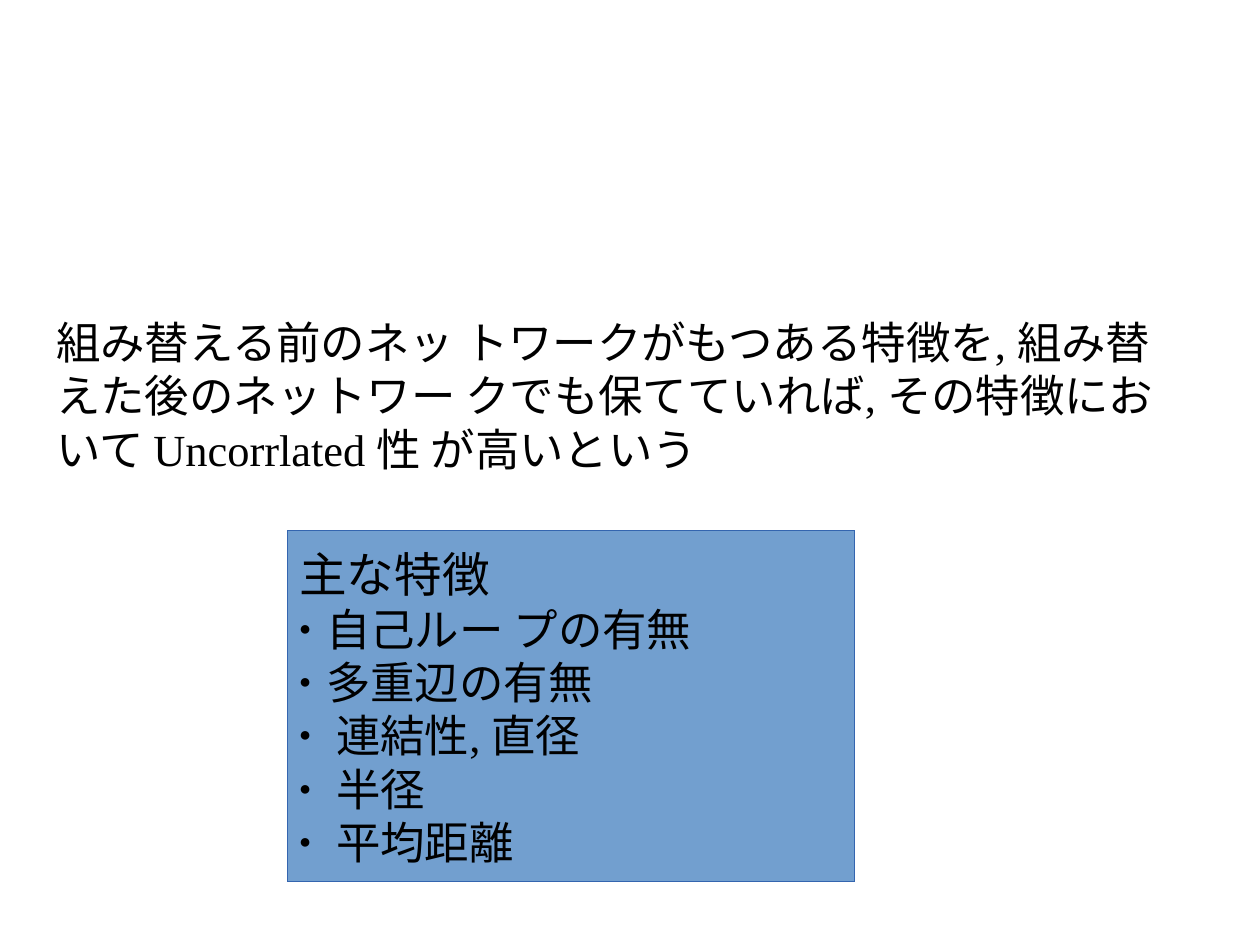
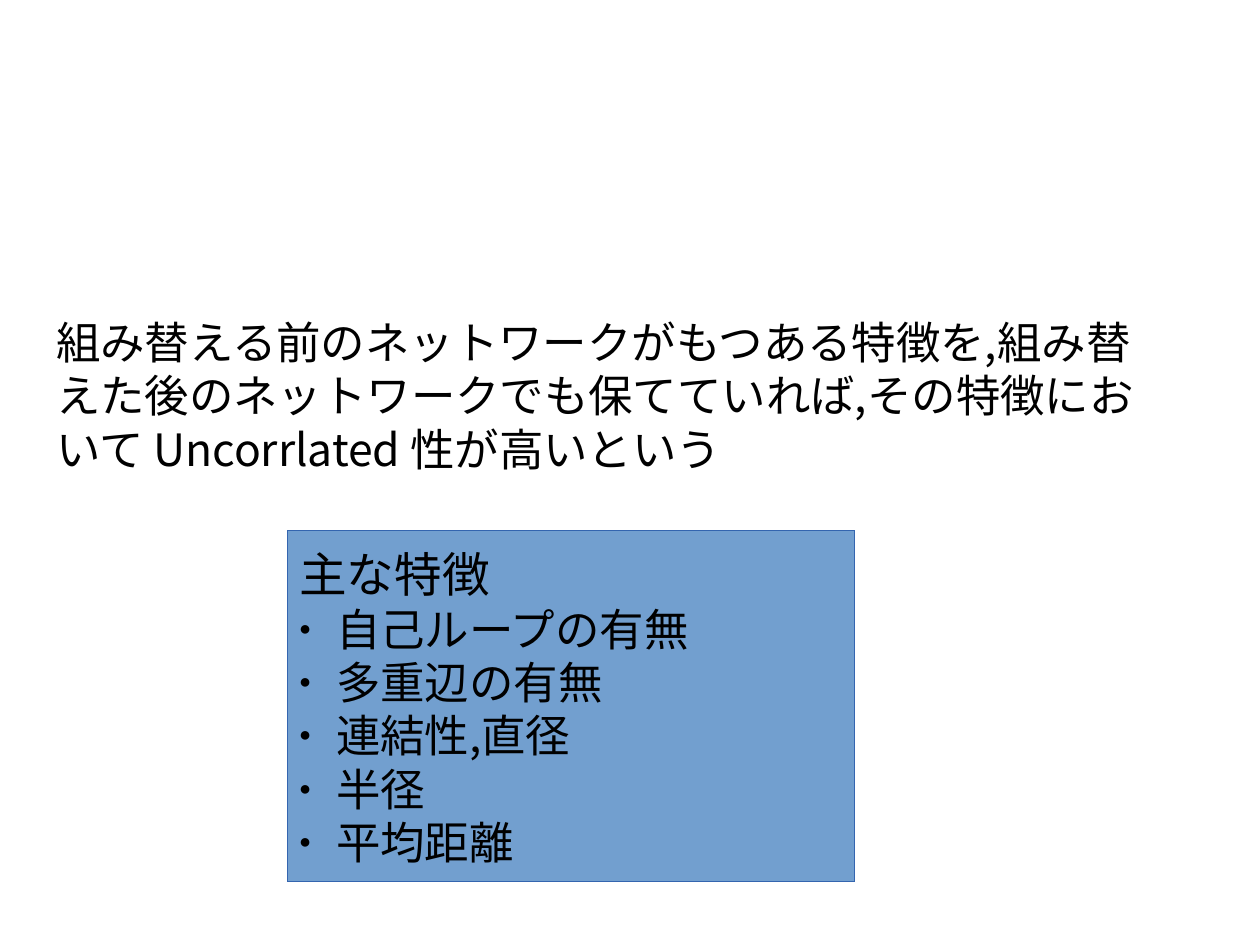
Before and after one commit to awesomest/NetWork_g-2015, a slide deck: slide 26 of 中間発表.odp (slide 19 before the commit). Drawn at 1260x945 pixels with LibreOffice and Linux fonts; fonts in the diff are those of the drawing; background and template pictures are left out. Boxes give left, top, right and bottom in pixels: in the first picture for what was removed or moved away, otherwise in the second. Text is boxed around its words. In the diff, an @@ line names an element or a change of style, - is before the commit and + after.

```diff
--- a/中間発表.odp
+++ b/中間発表.odp
@@ text at <box>56,321,1134,470</box>: text changed; font Times New Roman to Noto Sans CJK JP @@
-組み替える前のネッ トワークがもつある特徴を, 組み替えた後のネットワー クでも保てていれば, その特徴において Uncorrlated 性 が高いという
+組み替える前のネットワークがもつある特徴を,組み替えた後のネットワークでも保てていれば,その特徴において Uncorrlated 性が高いという
@@ text in rectangle at <box>299,552,602,863</box>: font Times New Roman to Noto Sans CJK JP in "主な特徴", "多重辺の有無", "半径", "平均距離" @@
@@ text in rectangle at <box>336,608,688,650</box>: text changed; font Times New Roman to Noto Sans CJK JP @@
-● 自己ルー プの有無
+● 自己ループの有無
@@ text in rectangle at <box>336,714,570,761</box>: text changed; font Times New Roman to Noto Sans CJK JP @@
-● 連結性, 直径
+● 連結性,直径
```
Also in this commit, not shown: 14 other slides changed, 20 slides added, 1 slide removed.
